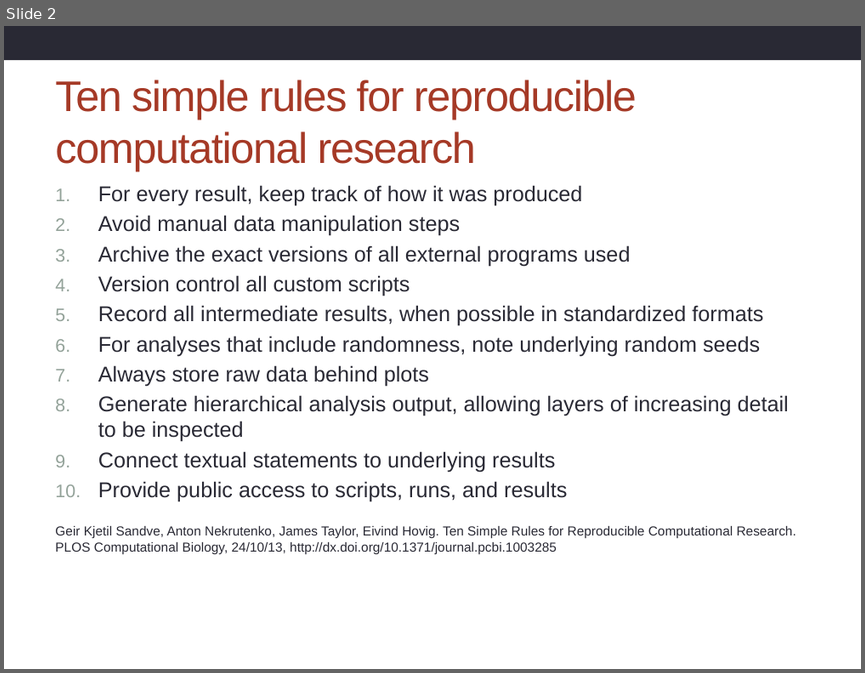
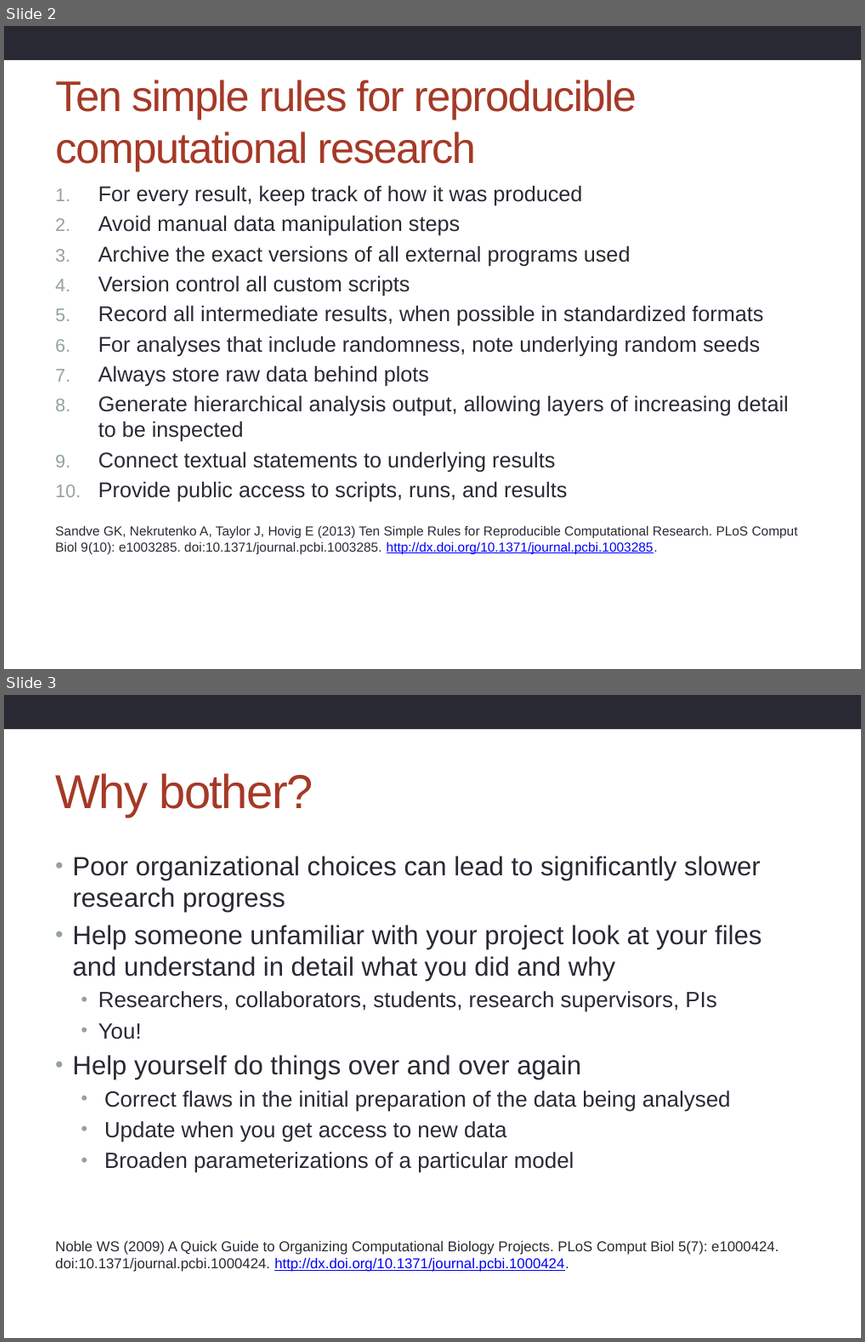
Before and after one commit to hpcarcher/2014-09-16-imperial, a slide deck: archer/PullTogether.pptx. Shown one above the other, each under a label of ours: slide 2 before the commit, slides 2 and 3 after it. The pictures are 865x673 and 865x1342 pixels, drawn with LibreOffice and Linux fonts; fonts in the diff are those of the drawing; background and template pictures are left out. Boxes give left, top, right and bottom in pixels: in the first picture for what was removed or moved away, otherwise in the second. Text is boxed around its words. In the diff, an @@ line names an element or a change of style, - is before the commit and + after.

Commit message:
Added key motivators from WS Noble

```diff
--- a/archer/PullTogether.pptx
+++ b/archer/PullTogether.pptx
@@ slide 3 added at <box>4,695,861,1338</box>, background #FFFFFF; not listed: 1 template element that a slide beside it also shows @@
@@ title added at <box>55,773,313,817</box>, 40 pt, text #A53926 @@
+Why bother?
@@ text added at <box>55,856,778,1271</box>, 22.2 pt, text #292934 @@
+• Poor organizational choices can lead to significantly slower research progress
+• Help someone unfamiliar with your project look at your files and understand in detail what you did and why
+  • Researchers, collaborators, students, research supervisors, PIs
+  • You!
+• Help yourself do things over and over again
+  • Correct flaws in the initial preparation of the data being analysed
+  • Update when you get access to new data
+  • Broaden parameterizations of a particular model
+Noble WS (2009) A Quick Guide to Organizing Computational Biology Projects. PLoS Comput Biol 5(7): e1000424. doi:10.1371/journal.pcbi.1000424. http://dx.doi.org/10.1371/journal.pcbi.1000424.
@@ slide 2 changed as well @@
@@ text at <box>55,526,798,554</box>: text changed @@
-Geir Kjetil Sandve, Anton Nekrutenko, James Taylor, Eivind Hovig. Ten Simple Rules for Reproducible Computational Research. PLOS Computational Biology, 24/10/13, http://dx.doi.org/10.1371/journal.pcbi.1003285
+Sandve GK, Nekrutenko A, Taylor J, Hovig E (2013) Ten Simple Rules for Reproducible Computational Research. PLoS Comput Biol 9(10): e1003285. doi:10.1371/journal.pcbi.1003285. http://dx.doi.org/10.1371/journal.pcbi.1003285.
```
Also in this commit, not shown: 1 other slide changed.
